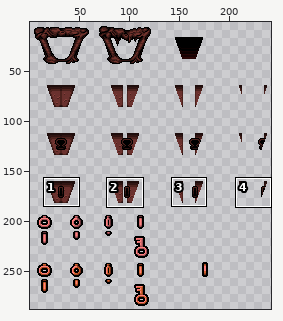
Sprite sheet, stored at resources/Reds/04c_corpseC_redroom.png. Above, an overview of the earlier version with the close-up marked.
Close-up. Before the edit:
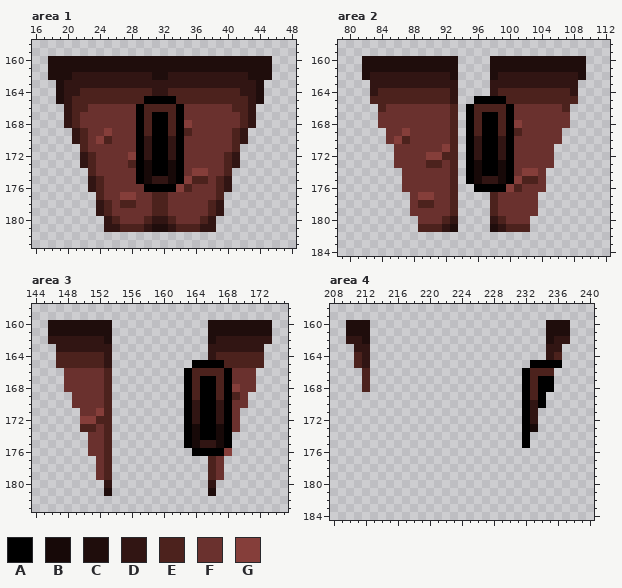
The file is 256x288 pixels. Colours within 5 levels of each other are drawn and written as one. Shown: area 1: x 16..48, y 158..183; area 2: x 79..112, y 158..184; area 3: x 144..175, y 158..183; area 4: x 208..240, y 158..184. The wide view leaves out empty margins. The commit also changed other parts of the picture, which this record leaves out.
Palette (. is transparent): A #000000  B #170908  C #1f0d0c  D #311513  E #4c221d  F #6a312e  G #853e3a
Pixels before, area 1, first column x 18:
160 CCCCCCCCCCCCCCCCCCCCCCCCCCCC
161 CCCCCCCCCCCCCCCCCCCCCCCCCCCC
162 CCCDDDDDDDDDDCCDDDDDDDDDDCCC
163 .CDDDDDDDDDDDDDDDDDDDDDDDDC.
164 .CDDEEEEEEEEEDDEEEEEEEEEDDC.
165 .CDEEEEEEEEEAAAAEEEEEEEEEDC.
166 ..DEEFFFFFFAEEEEAFFFFFFEED..
167 ..DEFFFFFFFAEAAEAFFFFFFFED..
168 ..DEFFFFFFFAEAAEAGFFFFFFED..
169 ...DEFFGFFFAEAAEAEFFFFFED...
170 ...DEFGEFFFADAADAFFFFFFED...
171 ....EFFFFFFADAADAFFFFFFE....
172 ....DEFFFFGADAADAFFFFFED....
173 ....DEFFFFEABAABAFFFFFED....
174 .....EFFFFFABAABAFGGFFE.....
175 .....DEFFFFABDDBAGEEFED.....
176 .....DEFFFFFAAAAGEFFFED.....
177 ......EFFGGFFEEFFFFFFE......
178 ......DEFEEFFEEFFFFFED......
179 ......DEFFFFFEEFFFFFED......
180 .......DEFFFEDDEFFFED.......
181 .......DDEEEDCCDEEEDD.......
Pixels before, area 2, first column x 82:
160 CCCCCCCCCCCC....CCCCCCCCCCCC
161 CCCCCCCCCCCC....CCCCCCCCCCCC
162 CDDDDDDDDDDC....CDDDDDDDDDDC
163 .DDDDDDDDDDD....DDDDDDDDDDD.
164 .DEEEEEEEEED....DEEEEEEEEED.
165 .EEEEEEEEEED..AAAAEEEEEEEEE.
166 ..EFFFFFFFFE.AEEEEAFFFFFFE..
167 ..FFFFFFFFFE.AEAAEAFFFFFFF..
168 ..FFFFFFFFFE.AEAAEAGFFFFFF..
169 ...FFGFFFFFE.AEAAEAEFFFFF...
170 ...FGEFFFFFE.ADAADAFFFFFF...
171 ....FFFFFFGE.ADAADAFFFFF....
172 ....FFFFGGEE.ADAADAFFFFF....
173 ....FFFFEEFE.ABAABAFFFFF....
174 .....FFFFFFE.ABAABAFGGF.....
175 .....FFFFFFE.ABDDBAGEEF.....
176 .....FFFFFFE..AAAAGEFFF.....
177 ......FGGFFE....EFFFFF......
178 ......FEEFFE....EFFFFF......
179 ......FFFFFE....EFFFFF......
180 .......FFFED....DEFFF.......
181 .......EEEDC....CDEEE.......
Pixels before, area 3, first column x 146:
160 CCCCCCCC............CCCCCCCC
161 CCCCCCCC............CCCCCCCC
162 DDDDDDDC............CDDDDDDD
163 .DDDDDDD............DDDDDDD.
164 .EEEEEED............DEEEEEE.
165 .EEEEEED..........AAAAEEEEE.
166 ..FFFFFE.........AEEEEAFFF..
167 ..FFFFFE.........AEAAEAFFF..
168 ..FFFFFE.........AEAAEAGFF..
169 ...FFFFE.........AEAAEAEF...
170 ...FFFFE.........ADAADAFF...
171 ....FFGE.........ADAADAF....
172 ....GGEE.........ADAADAF....
173 ....EEFE.........ABAABAF....
174 .....FFE.........ABAABA.....
175 .....FFE.........ABDDBA.....
176 .....FFE..........AAAAG.....
177 ......FE............EF......
178 ......FE............EF......
179 ......FE............EF......
180 .......D............D.......
181 .......C............C.......
Pixels before, area 4, first column x 210:
160 CCC......................CCC
161 CCC......................CCC
162 DDC......................CDD
163 .DD......................DD.
164 .ED......................DE.
165 .ED....................AAAA.
166 ..E...................AEEE..
167 ..E...................AEAA..
168 ..E...................AEAA..
169 ......................AEA...
170 ......................ADA...
171 ......................AD....
172 ......................AD....
173 ......................AB....
174 ......................A.....
175 ......................A.....
After:
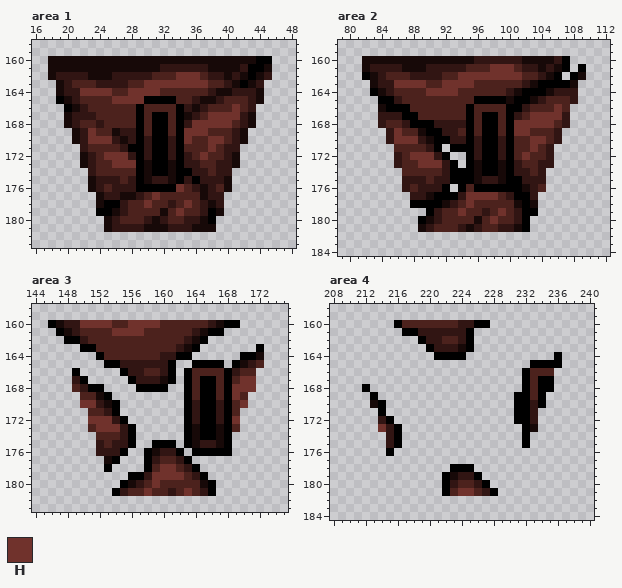
Colours new in this view: H #70322c
The edit:
Area 1:
y 160: x 18..45 CCCCCCCCCCCCCCCCCCCCCCCCCCCC -> BBBBBBBBBBBBBBBBBBBBBBBBBBAA
y 161: x 18..45 CCCCCCCCCCCCCCCCCCCCCCCCCCCC -> BBBBBBBBBBBBBBDDDDDDBBBBDAAB
y 162: x 18..20 CCC -> BDD; x 23..25 DDD -> BBB; x 31..37 CCDDDDD -> EEEHHHE; x 40 D -> B; x 42..45 DCCC -> BABD
y 163: x 19 C -> B; x 21..23 DDD -> EEE; x 28..39 DDDDDDDDDDDD -> EEHHHHHHHHEE; x 41..44 DDDC -> BABD
y 164: x 19 C -> B; x 22..25 EEEE -> HHHH; x 28..32 EEEDD -> HHHHE; x 38..41 EEEE -> DBBD; x 44 C -> B
y 165: x 19..21 CDE -> ABD; x 26..29 EEEE -> HHHH; x 36..39 EEEE -> DBBD; x 44 C -> B
y 166: x 20..28 DEEFFFFFF -> ABDEEEEEE; x 35..41 FFFFFFE -> DBDEEEH
y 167: x 20..28 DEFFFFFFF -> BDDDEEEEE; x 35..43 FFFFFFFED -> BDEHHHHDB
y 168: x 20..28 DEFFFFFFF -> BDEEDEEEE; x 35..43 GFFFFFFED -> DHHHHHEDB
y 169: x 21..28 DEFFGFFF -> BDHEEBDD; x 35..42 EFFFFFED -> HHHEEEDB
y 170: x 21..28 DEFGEFFF -> BDHHHDBD; x 35..42 FFFFFFED -> HEEHHEDB
y 171: x 22..28 EFFFFFF -> DEEEEDA; x 35..41 FFFFFFE -> EEEHEDD
y 172: x 22..28 DEFFFFG -> BDEHHHD; x 35..41 FFFFFED -> DEHEEDB
y 173: x 22..28 DEFFFFE -> BDEEHHH; x 35..41 FFFFFED -> DDEEDDB
y 174: x 23..28 EFFFFF -> DEEEEE; x 35..40 FGGFFE -> ADDEDD
y 175: x 23..28 DEFFFF -> BDDDED; x 35..40 GEEFED -> DADDDB
y 176: x 23..29 DEFFFFF -> BDEDDDA; x 34 G -> H; x 36..38 FFF -> DBD; x 40 D -> B
y 177: x 24..31 EFFGGFFE -> BDDBBDEH; x 33..39 FFFFFFE -> EEEEBDD
y 178: x 24..27 DEFE -> BAAD; x 29..30 FF -> EH; x 33..38 FFFFFE -> DEHEDB
y 179: x 24..30 DEFFFFF -> AABDEEE; x 32..39 EFFFFFED -> BEHEEDAB
y 180: x 25..31 DEFFFED -> BDEEEDB; x 34..38 FFFED -> EDDBA
y 181: x 25 D -> B; x 27..32 EEEDCC -> DDDBBB; x 34..38 EEEDD -> DDBBB
Area 2:
y 160: x 82..109 CCCCCCCCCCCC....CCCCCCCCCCCC -> BBBBBBBBBBBBBBDDDDDDBBBBDA..
y 161: x 82..109 CCCCCCCCCCCC....CCCCCCCCCCCC -> BDDDDBBBDDDDDEEEHHHEDDBDBA.A
y 162: x 82..83 CD -> AB; x 85..87 DDD -> EEE; x 92..103 DC....CDDDDD -> EEHHHHHHHHEE; x 105..109 DDDDC -> BA.AB
y 163: x 83 D -> B; x 86..101 DDDDDDDD....DDDD -> HHHHEEHHHHEEEEEE; x 103..108 DDDDDD -> BAAAAB
y 164: x 83..85 DEE -> ABD; x 90..98 EEED....D -> HHHHEEEEE; x 100..107 EEEEEEEE -> DBAAABDD
y 165: x 83..86 EEEE -> .AAD; x 93..95 D.. -> EEE; x 100..104 EEEEE -> BAABD; x 108 E -> D
y 166: x 84..92 EFFFFFFFF -> BAAAEEEEE; x 94 . -> E; x 101..106 FFFFFF -> ADEEEH
y 167: x 84..92 FFFFFFFFF -> DDDAAEEEE; x 94 . -> E; x 101..107 FFFFFFF -> DEHHHHD
y 168: x 84..94 FFFFFFFFFE. -> DEEDAAADDDD; x 101..107 GFFFFFF -> HHHHHED
y 169: x 85..94 FFGFFFFFE. -> DHEEBAADDE; x 101..106 EFFFFF -> HHEEED
y 170: x 85..94 FGEFFFFFE. -> DHHHDBAADD; x 101..106 FFFFFF -> EEHHED
y 171: x 86..94 FFFFFFGE. -> EEEEDA.AA; x 101..105 FFFFF -> EEHED
y 172: x 86..93 FFFFGGEE -> DEHHHDA.; x 101..105 FFFFF -> EHEED
y 173: x 86..93 FFFFEEFE -> DEEHHHDA; x 101..105 FFFFF -> DEEDD
y 174: x 87..94 FFFFFFE. -> EEEEEDAA; x 101..104 FGGF -> DDED
y 175: x 87..94 FFFFFFE. -> DDDEDDAA; x 101..104 GEEF -> ADDD
y 176: x 87..95 FFFFFFE.. -> DEDDDA.AE; x 100..104 GEFFF -> AABDE
y 177: x 88..103 FGGFFE....EFFFFF -> DDBAAADHHHHEDAAD
y 178: x 88..97 FEEFFE.... -> AAAABDEHEE; x 99..103 FFFFF -> EEBAB
y 179: x 88..92 FFFFF -> ..ADE; x 94..97 .... -> HEED; x 99..103 FFFFF -> HEDAA
y 180: x 89..91 FFF -> ABD; x 93..98 D....D -> EEEBEH; x 100..102 FFF -> EDA
y 181: x 89..90 EE -> BD; x 92..98 DC....C -> EEDBDEE; x 100..102 EEE -> DBA
Area 3:
y 160: x 146..173 CCCCCCCC............CCCCCCCC -> ABDDHHHHEEHHHHEEEEEEDBAA....
y 161: x 146..173 CCCCCCCC............CCCCCCCC -> .ABDEEEEHHHHEEEEEEDBAA......
y 162: x 146..149 DDDD -> ..AA; x 151..173 DDC............CDDDDDDD -> EEEEEEEEEEEEDBA........
y 163: x 147..164 DDDDDDD........... -> ...AAEEEEEEEEEEDBA; x 166..172 DDDDDDD -> ......A
y 164: x 147..163 EEEEEED.......... -> .....AEEEEEEEDDAA; x 166..172 DEEEEEE -> ....AAB
y 165: x 147..161 EEEEEED........ -> ......AADDDDDDA; x 168..171 EEEE -> .ABD
y 166: x 148..153 FFFFFE -> .A....; x 155..161 ....... -> ADDEEDA; x 169..171 FFF -> DEE
y 167: x 148..153 FFFFFE -> .DA...; x 156..161 ...... -> ADDDBA; x 169..171 FFF -> EHH
y 168: x 148..153 FFFFFE -> .EDAA.; x 157..160 .... -> AAAA; x 169..171 GFF -> HHH
y 169: x 149..153 FFFFE -> .EEBA; x 169..170 EF -> HE
y 170: x 149..154 FFFFE. -> .HHDBA; x 169..170 FF -> EH
y 171: x 150..154 FFGE. -> .EEDA; x 169 F -> E
y 172: x 150..155 GGEE.. -> .HHHDA; x 169 F -> H
y 173: x 150 E -> .; x 152..156 FE... -> HHHDA; x 169 F -> E
y 174: x 151..152 FF -> .E; x 154..156 ... -> EDA
y 175: x 151..152 FF -> .D; x 154..156 ... -> DDA; x 159..161 ... -> AAA
y 176: x 151..155 FFE.. -> .DDDA; x 158..162 ..... -> ABDDA; x 168 G -> A
y 177: x 152..154 FE. -> .BA; x 158..163 ...... -> ADEEDA; x 166..167 EF -> ..
y 178: x 152..153 FE -> .A; x 158..164 ....... -> AEHHEDA; x 166..167 EF -> ..
y 179: x 152..153 FE -> ..; x 156..167 ..........EF -> AADHHHHEDA..
y 180: x 153 D -> .; x 155..166 ...........D -> ABDEHEEEEEBA
y 181: x 153..166 C............C -> .ADEEHEEDEHEDA
Area 4:
y 160: x 210..212 CCC -> ...; x 216..227 ............ -> AEEEEEEEDDAA; x 235..237 CCC -> ...
y 161: x 210..212 CCC -> ...; x 217..225 ......... -> AADDDDDDA; x 235..237 CCC -> ...
y 162: x 210..212 DDC -> ...; x 219..225 ....... -> ADDEEDA; x 235..237 CDD -> ...
y 163: x 211..212 DD -> ..; x 220..225 ...... -> ADDDBA; x 235..236 DD -> ..
y 164: x 211..212 ED -> ..; x 221..224 .... -> AAAA; x 235..236 DE -> .A
y 165: x 211..212 ED -> ..
y 166..167: x 212 E -> .
y 168: x 212 E -> A
y 169: x 213 . -> A; x 231 . -> A
y 170: x 213..214 .. -> BA; x 231 . -> A
y 171: x 214 . -> A; x 231 . -> A
y 172: x 214..215 .. -> DA; x 231 . -> A
y 173: x 214..216 ... -> HDA
y 174..175: x 215..216 .. -> DA
y 176: x 215 . -> A
y 178: x 223..225 ... -> AAA
y 179: x 222..226 ..... -> ABDDA
y 180: x 222..227 ...... -> ADEEDA
y 181: x 222..228 ....... -> AEHHEDA
